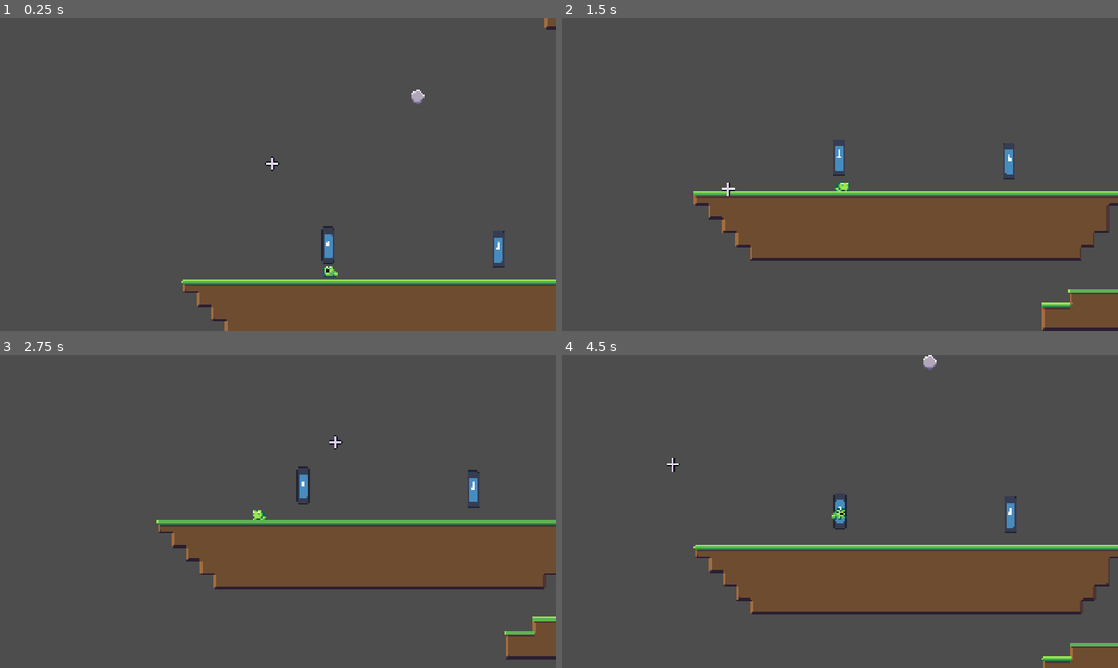
Above: before the commit, frames 1-4 (two rows, left to right).
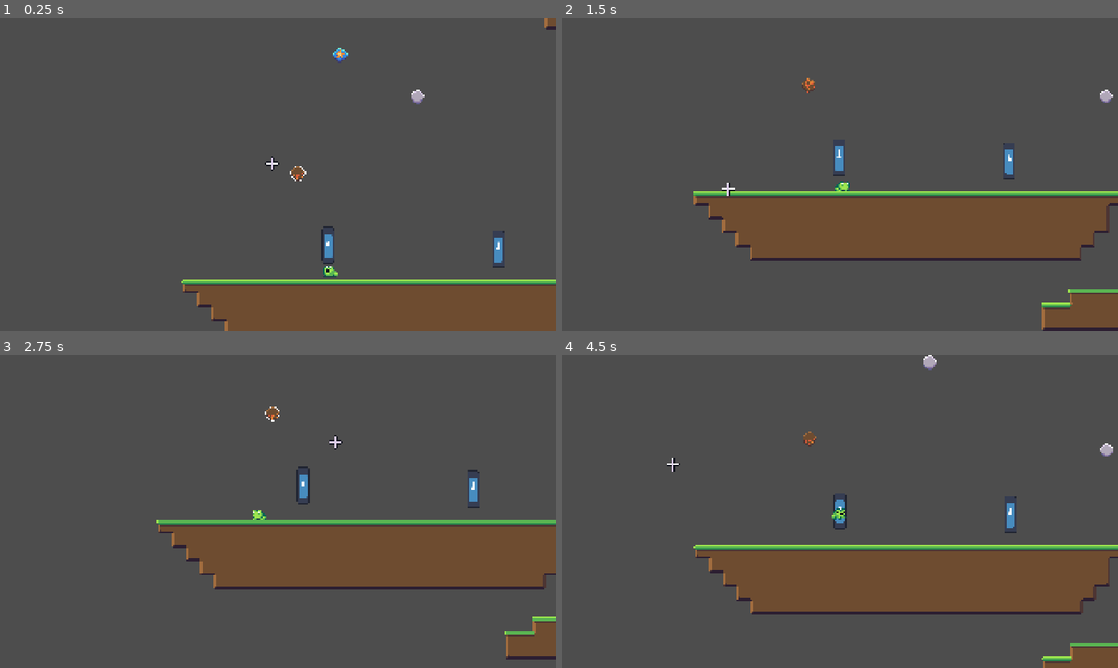
Above: after the commit, the same moments.

Repository: MadAvidCoder/Spin-phibian
Game: Godot game, scene res://scenes/main.tscn
Same seed, same stepped clock (60 frames per second), same inputs: the game is played once before the commit and once after it. The engine's default icon, where the game draws it, is replaced by a stand-in: a white triangle on a blue panel in a dark square.
Inputs (mouse positions are in pixels of both pictures, inside the frame that each line leads up to):
- Up to frame 1 (0.25 s): no input
- Up to frame 2 (1.5 s): tap Enter (ui_accept) at 0.5, 0.77 s; move the mouse to (962, 158) at 0.52 s; hold D (right) from 0.53 s (still down); click (962, 158) at 0.6 s; move the mouse to (728, 190) at 1.27 s; click (728, 190) at 1.35 s
- Up to frame 3 (2.75 s): tap Enter (ui_accept) at 1.52 s; move the mouse to (333, 442) at 2.02 s; release D (right) at 2.03 s; hold A (left) from 2.03 s (still down); click (333, 442) at 2.1 s
- Up to frame 4 (4.5 s): move the mouse to (812, 574) at 2.77 s; release A (left) at 2.78 s; hold D (right) 2.78-4.28 s; click (812, 574) at 2.85 s; tap Enter (ui_accept) at 3.02, 3.77 s; move the mouse to (1006, 558) at 3.52 s; click (1006, 558) at 3.6 s; move the mouse to (673, 464) at 4.27 s; hold A (left) from 4.28 s (still down); click (673, 464) at 4.35 s

The runs differ from the first frame. In frame 1, 0.2% of the frame differs, in the area x 52-63%, y 9-53%; in frame 2, 0.2%; in frame 3, less than 0.1%; in frame 4, 0.2%.

Commit message:
Add more anchors Added several examples of other anchors to test

Diff:
--- a/src/scenes/main.tscn
+++ b/src/scenes/main.tscn
@@ -427,7 +427,7 @@
 position = Vector2(383, 286)
 
 [node name="Anchor2" parent="Gameplay/Anchors" unique_id=1674688037 instance=ExtResource("3_sugp2")]
-position = Vector2(612, 359)
+position = Vector2(587, 387)
 
 [node name="Anchor3" parent="Gameplay/Anchors" unique_id=742233398 instance=ExtResource("3_sugp2")]
 position = Vector2(797, 324)
@@ -443,6 +443,15 @@
 
 [node name="Anchor7" parent="Gameplay/Anchors" unique_id=1579248084 instance=ExtResource("3_sugp2")]
 position = Vector2(828, -43)
+
+[node name="MagmaAnchor" parent="Gameplay/Anchors" unique_id=209341494 instance=ExtResource("7_o6xl0")]
+position = Vector2(245, 374)
+
+[node name="RainbowAnchor" parent="Gameplay/Anchors" unique_id=786385282 instance=ExtResource("9_85g3d")]
+position = Vector2(632, 284)
+
+[node name="SpeedAnchor" parent="Gameplay/Anchors" unique_id=759713572 instance=ExtResource("8_tipki")]
+position = Vector2(294, 238)
 
 [node name="Checkpoints" type="Node2D" parent="Gameplay" unique_id=1590479324]
 
